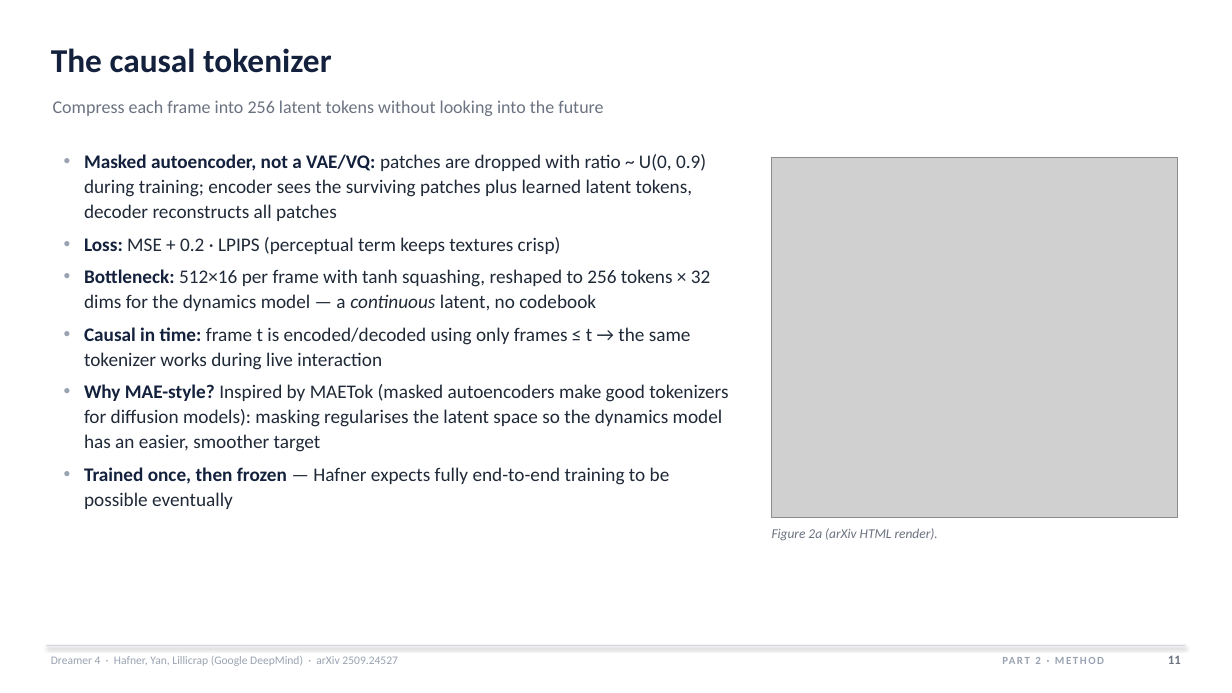
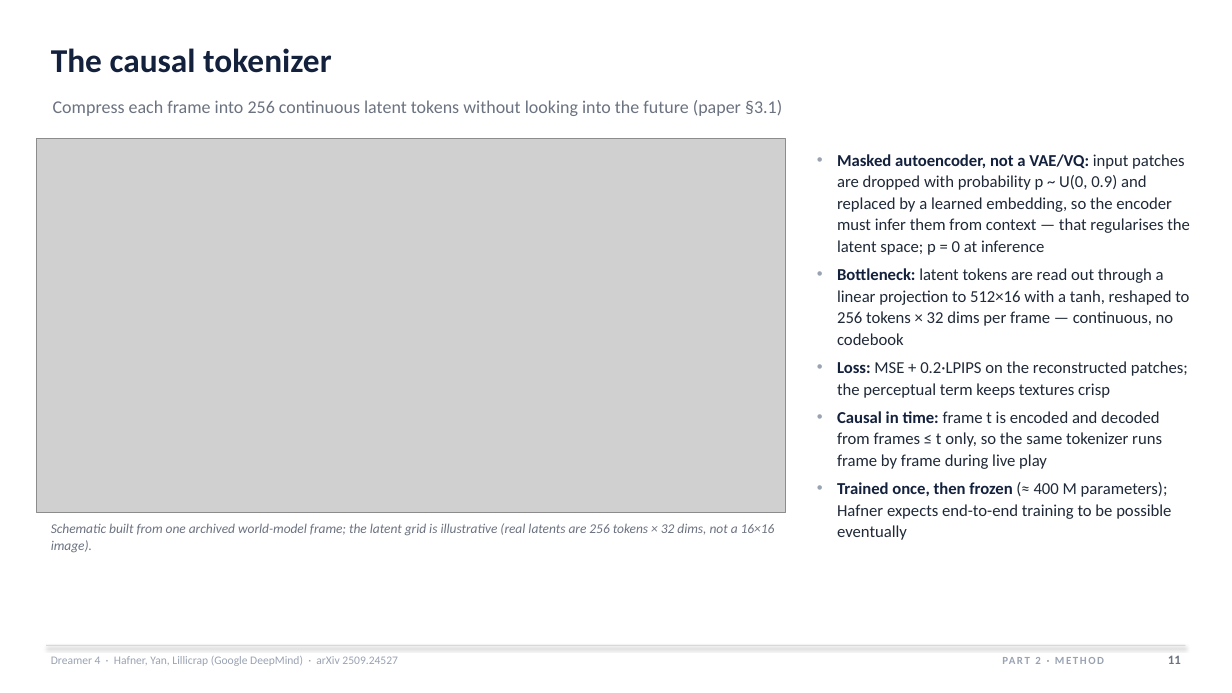
Before and after one commit to HarmannBitte/Dreamer-4, a slide deck: slide 11 of presentation/Dreamer4_Deep_Dive.pptx. Drawn at 1232x693 pixels with LibreOffice and Linux fonts; fonts in the diff are those of the drawing; grey boxes stand for pictures. Boxes give left, top, right and bottom in pixels: in the first picture for what was removed or moved away, otherwise in the second. Text is boxed around its words. In the diff, an @@ line names an element or a change of style, - is before the commit and + after.

Commit message:
Presentation: three-slide method primer (flow matching, diffusion forcing, shortcut models) + schematic tokenizer/dynamics slides with diagrams (41 slides); PDF re-rendered

```diff
--- a/presentation/Dreamer4_Deep_Dive.pptx
+++ b/presentation/Dreamer4_Deep_Dive.pptx
@@ text at [53,100,782,116]: text changed @@
-Compress each frame into 256 latent tokens without looking into the future
+Compress each frame into 256 continuous latent tokens without looking into the future (paper §3.1)
@@ picture added at [37,139,786,513] @@
@@ text removed at [84,154,728,509] @@
-• Masked autoencoder, not a VAE/VQ: patches are dropped with ratio ~ U(0, 0.9) during training; encoder sees the surviving patches plus learned latent tokens, decoder reconstructs all patches
-• Loss: MSE + 0.2 · LPIPS (perceptual term keeps textures crisp)
-• Bottleneck: 512×16 per frame with tanh squashing, reshaped to 256 tokens × 32 dims for the dynamics model — a continuous latent, no codebook
-• Causal in time: frame t is encoded/decoded using only frames ≤ t → the same tokenizer works during live interaction
-• Why MAE-style? Inspired by MAETok (masked autoencoders make good tokenizers for diffusion models): masking regularises the latent space so the dynamics model has an easier, smoother target
-• Trained once, then frozen — Hafner expects fully end-to-end training to be possible eventually
@@ picture removed at [772,157,1177,518] @@
@@ text added at [837,154,1190,540], 13 pt, text #1F2937 @@
+• Masked autoencoder, not a VAE/VQ: input patches are dropped with probability p ~ U(0, 0.9) and replaced by a learned embedding, so the encoder must infer them from context — that regularises the latent space; p = 0 at inference
+• Bottleneck: latent tokens are read out through a linear projection to 512×16 with a tanh, reshaped to 256 tokens × 32 dims per frame — continuous, no codebook
+• Loss: MSE + 0.2·LPIPS on the reconstructed patches; the perceptual term keeps textures crisp
+• Causal in time: frame t is encoded and decoded from frames ≤ t only, so the same tokenizer runs frame by frame during live play
+• Trained once, then frozen (≈ 400 M parameters); Hafner expects end-to-end training to be possible eventually
@@ text added at [51,523,775,553], 10.5 pt, text #6B7280, italic @@
+Schematic built from one archived world-model frame; the latent grid is illustrative (real latents are 256 tokens × 32 dims, not a 16×16 image).
@@ text removed at [772,528,938,540] @@
-Figure 2a (arXiv HTML render).
```
Also in this commit, not shown: 28 other slides changed, 2 slides added, 7 other files.
